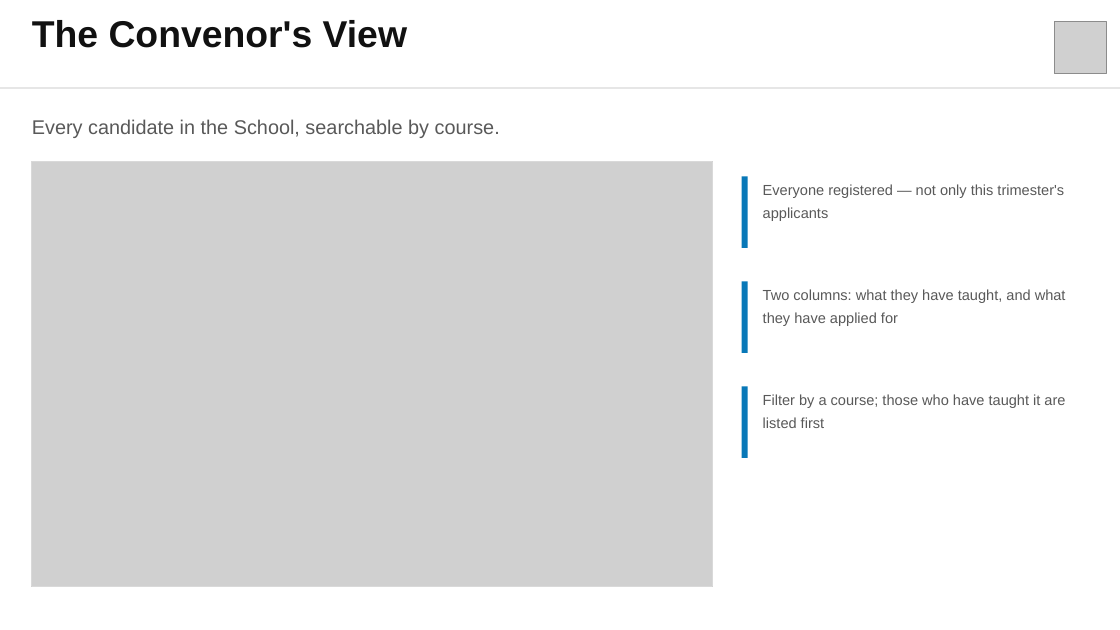
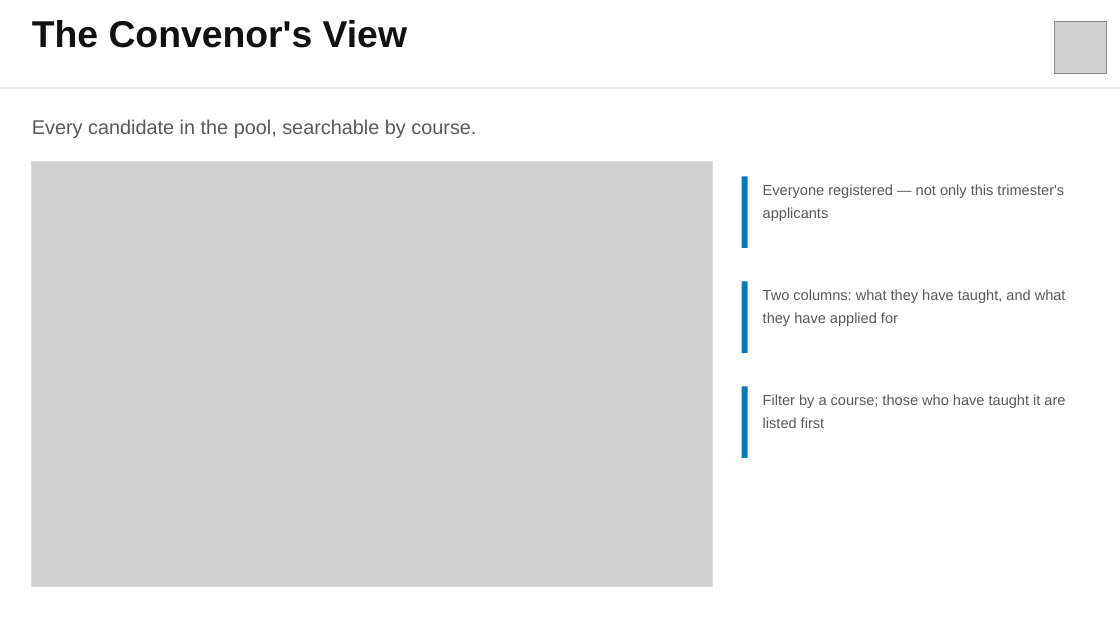
Before and after one commit to WWEISONG/griffith-ict-casual-academic, a slide deck: slide 5 of docs/tutor-program/HoS-briefing.pptx (slide 7 before the commit). Drawn at 1120x630 pixels with LibreOffice and Linux fonts; fonts in the diff are those of the drawing; grey boxes stand for pictures. Boxes give left, top, right and bottom in pixels: in the first picture for what was removed or moved away, otherwise in the second. Text is boxed around its words. In the diff, an @@ line names an element or a change of style, - is before the commit and + after.

```diff
--- a/docs/tutor-program/HoS-briefing.pptx
+++ b/docs/tutor-program/HoS-briefing.pptx
@@ text at bbox=[32, 119, 476, 138]: text changed @@
-Every candidate in the School, searchable by course.
+Every candidate in the pool, searchable by course.
```
Also in this commit, not shown: 1 other slide changed, 2 slides added, 6 slides removed, 1 other file.
